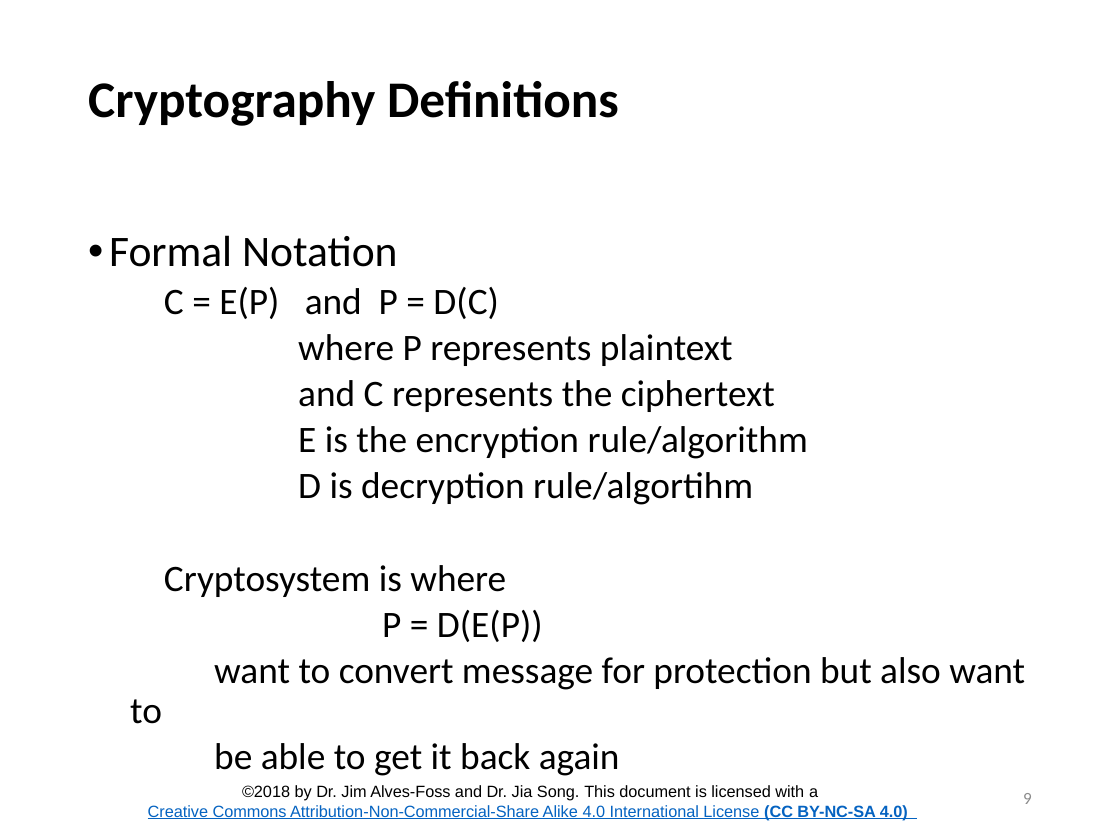
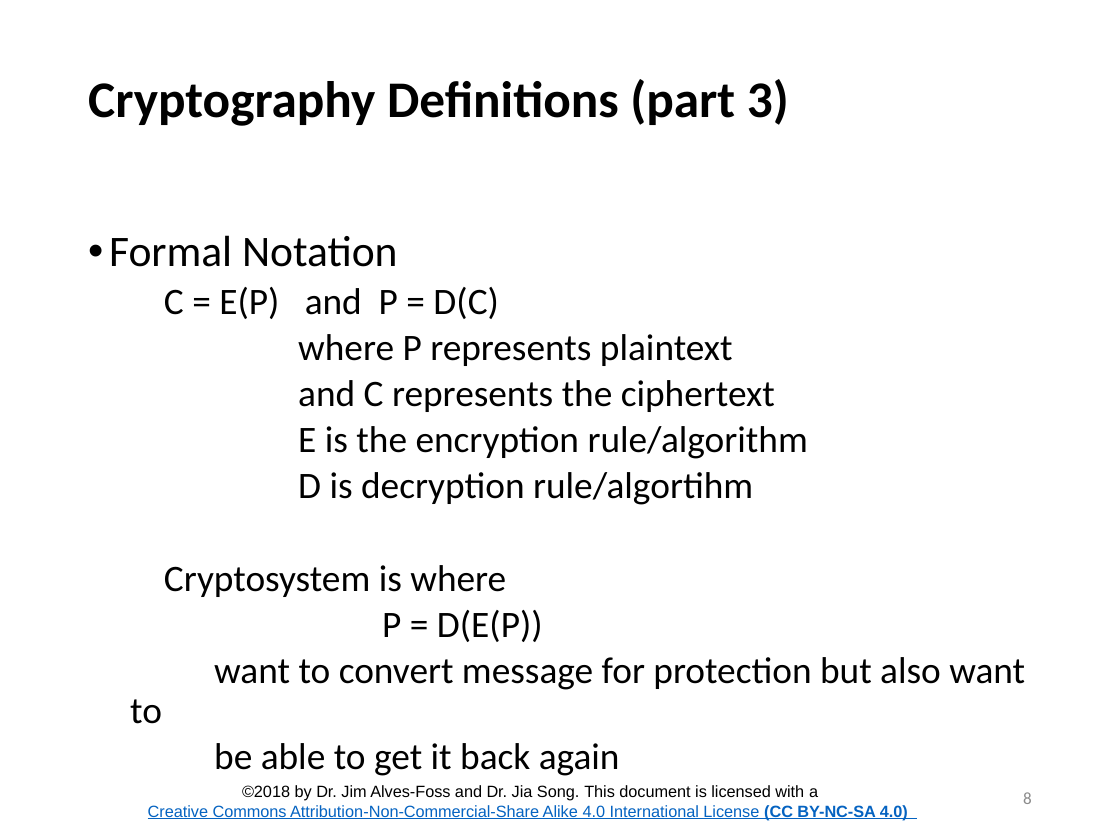
Before and after one commit to CenterForSecureAndDependableSystems/Teaching-Materials, a slide deck: slide 8 of Network-Security/Module_2 Cryptography/Lesson_1_Crypto_Intro.pptx (slide 9 before the commit). Drawn at 1120x840 pixels with LibreOffice and Linux fonts; fonts in the diff are those of the drawing; background and template pictures are left out. Boxes give left, top, right and bottom in pixels: in the first picture for what was removed or moved away, otherwise in the second. Text is boxed around its words. In the diff, an @@ line names an element or a change of style, - is before the commit and + after.

Commit message:
Updated cryptography slides

```diff
--- a/Network-Security/Module_2 Cryptography/Lesson_1_Crypto_Intro.pptx
+++ b/Network-Security/Module_2 Cryptography/Lesson_1_Crypto_Intro.pptx
@@ title at <box>88,79,789,126</box>: text changed @@
-Cryptography Definitions
+Cryptography Definitions (part 3)
@@ page number at <box>1023,792,1032,804</box>: text changed @@
-9
+8
```
Also in this commit, not shown: 19 other slides changed, 1 slide removed, 4 other files.
